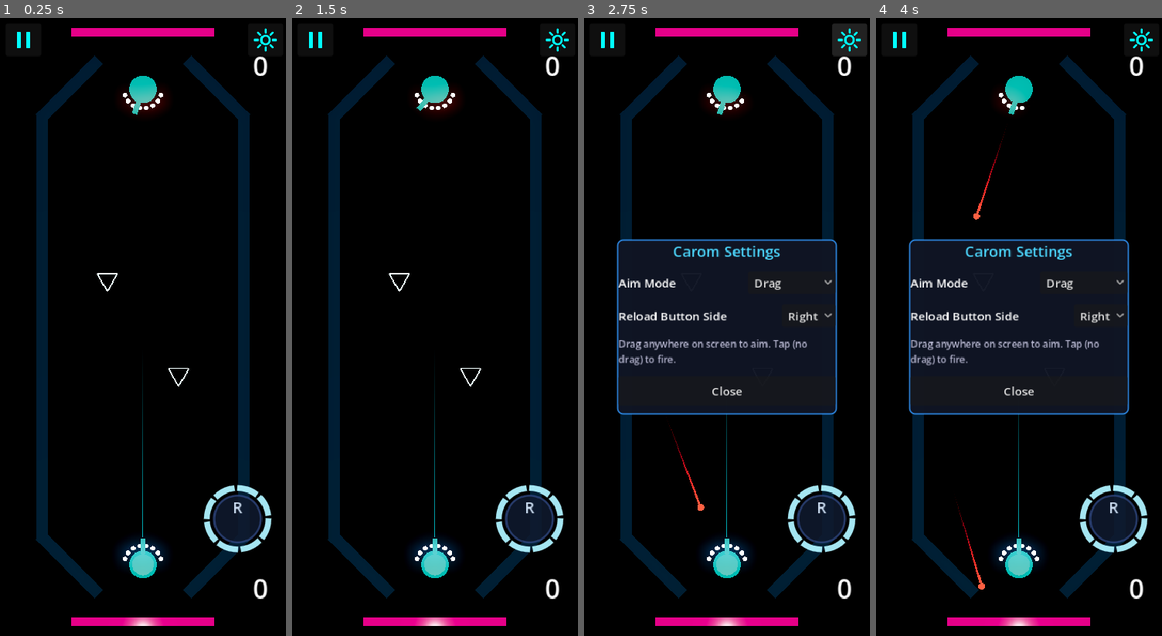
Above: before the commit, frames 1-4 (left to right).
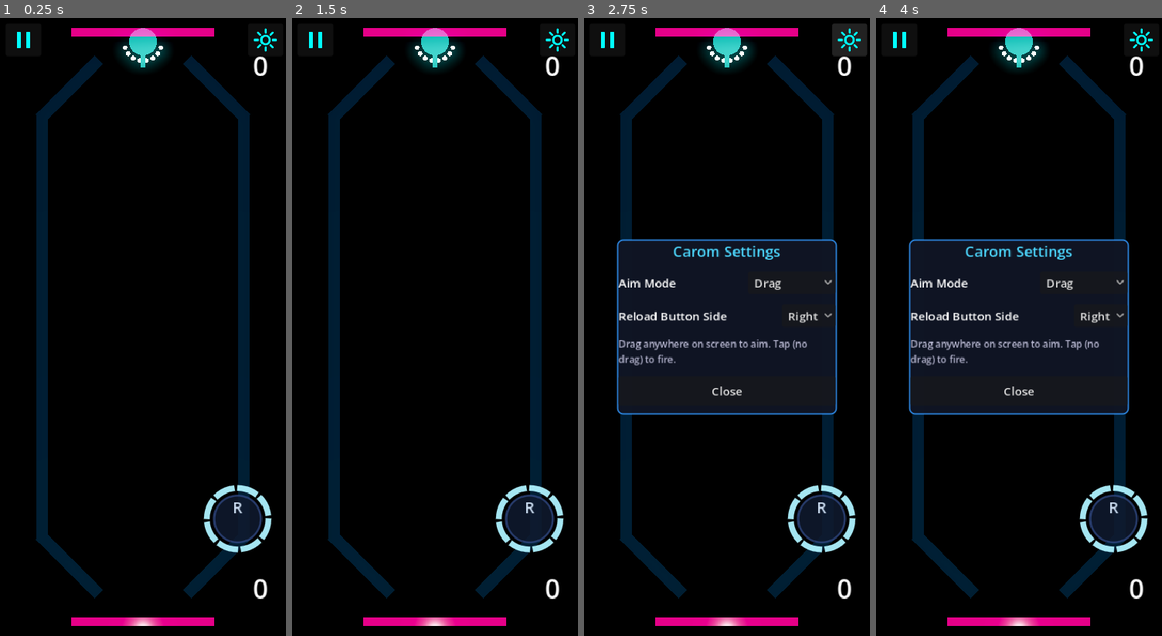
Above: after the commit, the same moments.

Repository: mchambers-mojang/sweet-vinegar-games
Game: Godot game, scene res://carom/scenes/carom_arena.tscn
The game is run twice, just before and just after one commit, with the same random seed, the same clock (stepped at 60 frames per second) and the same inputs. This scene is started directly instead of the project's main scene.
Inputs (mouse positions are in pixels of both pictures, inside the frame that each line leads up to):
- Up to frame 1 (0.25 s): no input
- Up to frame 2 (1.5 s): click (314, 42) at 0.5 s; click "Resume" at 1.25 s
- Up to frame 3 (2.75 s): click (849, 42) at 2 s
- Up to frame 4 (4 s): click "Drag" at 2.75 s; click "Right" at 3.5 s

The runs differ from the first frame. In frame 1, 2.4% of the frame differs, in the area x 33-67%, y 1-91%; in frame 2, 2.4%; in frame 3, 2.3%; in frame 4, 2.3%.
Error after the commit: Parse Error: Identifier "_goal_targets" not declared in the current scope. (res://carom/scripts/carom_puck.gd:140)

Commit message:
feat(carom): puck only pulses near player's goal (danger warning)
Pulse is now a threat indicator — only activates when puck approaches
the player's goal zone (north goal, where opponent scores on you).
Static cyan when in mid-field or near opponent's goal. Faster pulse
the closer to danger.

Co-authored-by: Copilot <223556219+Copilot@users.noreply.github.com>

Diff:
--- a/carom/scripts/carom_puck.gd
+++ b/carom/scripts/carom_puck.gd
@@ -15,7 +15,8 @@
 const PULSE_FREQ_MID: float = 2.0
 const PULSE_FREQ_NEAR: float = 4.0
 
-var _goal_targets: Array[Vector3] = []
+var _player_goal: Vector3 = Vector3.ZERO
+var _arena_length: float = 30.0
 var _reset_position: Vector3 = Vector3.ZERO
 var _puck_material: StandardMaterial3D = null
 var _pulse_time: float = 0.0
@@ -55,7 +56,13 @@
 
 
 func configure(goal_targets: Array[Vector3], reset_position: Vector3) -> void:
-	_goal_targets = goal_targets.duplicate()
+	# Player turret is at north position — puck entering north goal means
+	# the opponent (south) scores on the player. Pulse warns of that danger.
+	if goal_targets.size() >= 2:
+		_player_goal = goal_targets[1]  # [south_goal, north_goal] — north is player's goal zone
+		_arena_length = goal_targets[0].distance_to(goal_targets[1])
+	elif goal_targets.size() == 1:
+		_player_goal = goal_targets[0]
 	_reset_position = reset_position
 
 
@@ -74,22 +81,19 @@
 	if _puck_material == null:
 		return
 
-	# Only pulse when near a goal (fraction < 0.4), otherwise stay static cyan
-	var fraction := 1.0
-	if not _goal_targets.is_empty():
-		var arena_length := _get_arena_length()
-		if arena_length > 0.0:
-			fraction = _get_nearest_goal_distance() / arena_length
+	# Only pulse when puck is near the PLAYER's goal (danger zone)
+	var dist := _get_player_goal_distance()
+	var fraction := dist / _arena_length if _arena_length > 0.0 else 1.0
 
 	if fraction >= 0.4:
-		# Far from goal — static cyan
+		# Far from player's goal — static cyan
 		_puck_material.emission_energy_multiplier = EMISSION_BASE
 		_puck_material.albedo_color = Color(0.01, 0.06, 0.08, 1.0)
 		_puck_material.emission = Color(0.1, 0.7, 0.8, 1.0)
 		_pulse_time = 0.0
 		return
 
-	var freq := _get_pulse_frequency()
+	var freq := _get_pulse_frequency(fraction)
 	_pulse_time = fmod(_pulse_time + delta * freq * TAU, TAU)
 	var t := (sin(_pulse_time) + 1.0) * 0.5
 	_puck_material.emission_energy_multiplier = lerpf(EMISSION_BASE, EMISSION_PEAK, t)
@@ -98,40 +102,19 @@
 	_puck_material.emission = Color(0.1 + t * 0.7, 0.7 + t * 0.3, 0.8 + t * 0.2, 1.0)
 
 
-func _get_pulse_frequency() -> float:
-	if _goal_targets.is_empty():
-		return PULSE_FREQ_FAR
-
-	var nearest_dist := _get_nearest_goal_distance()
-	var arena_length := _get_arena_length()
-	if arena_length <= 0.0:
-		return PULSE_FREQ_FAR
-
-	var fraction := nearest_dist / arena_length
-
-	if fraction >= 0.6:
-		return PULSE_FREQ_FAR
+func _get_pulse_frequency(fraction: float) -> float:
+	if fraction <= 0.15:
+		return PULSE_FREQ_NEAR
 	elif fraction <= 0.3:
-		# Near zone: lerp 3.0 Hz → 1.5 Hz as puck moves away from goal
-		return lerpf(PULSE_FREQ_NEAR, PULSE_FREQ_MID, fraction / 0.3)
+		return lerpf(PULSE_FREQ_NEAR, PULSE_FREQ_MID, (fraction - 0.15) / 0.15)
 	else:
-		# Mid zone: lerp 1.5 Hz → 0.5 Hz as puck moves further away
-		return lerpf(PULSE_FREQ_MID, PULSE_FREQ_FAR, (fraction - 0.3) / 0.3)
+		return lerpf(PULSE_FREQ_MID, PULSE_FREQ_FAR, (fraction - 0.3) / 0.1)
 
 
-func _get_nearest_goal_distance() -> float:
-	var nearest: float = INF
-	for goal in _goal_targets:
-		var d := Vector2(goal.x - global_position.x, goal.z - global_position.z).length()
-		if d < nearest:
-			nearest = d
-	return nearest
-
-
-func _get_arena_length() -> float:
-	if _goal_targets.size() < 2:
-		return 30.0
-	return _goal_targets[0].distance_to(_goal_targets[1])
+func _get_player_goal_distance() -> float:
+	if _player_goal == Vector3.ZERO:
+		return INF
+	return Vector2(_player_goal.x - global_position.x, _player_goal.z - global_position.z).length()
 
 
 func _physics_process(_delta: float) -> void:
